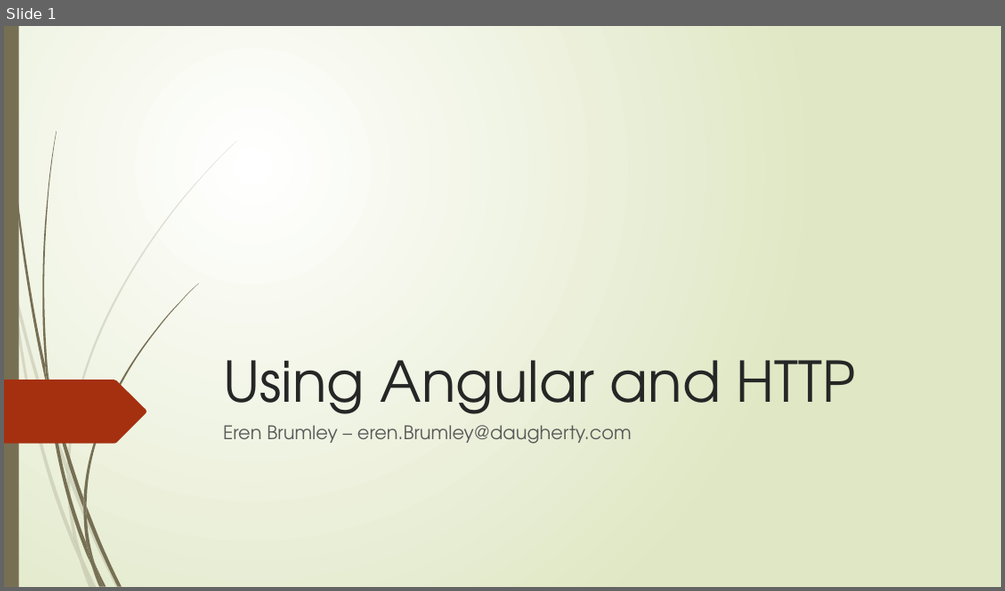
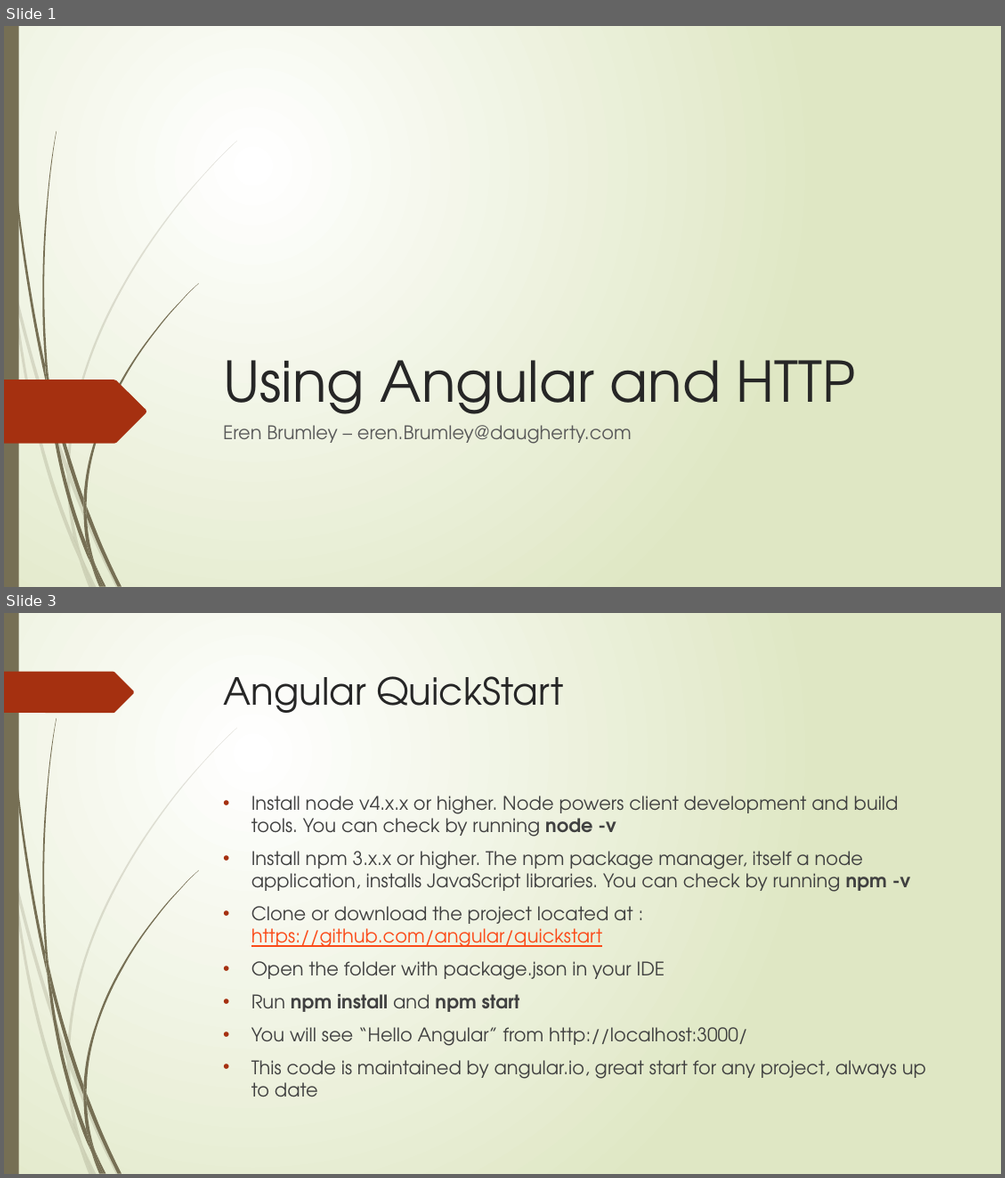
Before and after one commit to ebrumley-dbs/angular-pres, a slide deck: UsingAngularAndHTTP.pptx. Shown one above the other, each under a label of ours: slide 1 before the commit, slides 1 and 3 after it; the slides between them are not shown. The pictures are 1005x591 and 1005x1178 pixels, drawn with LibreOffice and Linux fonts; fonts in the diff are those of the drawing. Boxes give left, top, right and bottom in pixels: in the first picture for what was removed or moved away, otherwise in the second. Text is boxed around its words. In the diff, an @@ line names an element or a change of style, - is before the commit and + after.

```diff
--- a/UsingAngularAndHTTP.pptx
+++ b/UsingAngularAndHTTP.pptx
@@ slide 3 added at (4, 613, 1001, 1174), background gradient #FFFFFF to #DFE8C4; not listed: 23 template elements that a slide beside it also shows @@
@@ freeform shape added at (4, 672, 134, 713), fill #A53010 @@
@@ title added at (224, 676, 563, 713), 36 pt, text #262626 @@
+Angular QuickStart
@@ text added at (251, 795, 926, 1097), 18 pt, text #404040 @@
+• Install node v4.x.x or higher. Node powers client development and build tools. You can check by running node -v
+• Install npm 3.x.x or higher. The npm package manager, itself a node application, installs JavaScript libraries. You can check by running npm -v
+• Clone or download the project located at : https://github.com/angular/quickstart
+• Open the folder with package.json in your IDE
+• Run npm install and npm start
+• You will see “Hello Angular” from http://localhost:3000/
+• This code is maintained by angular.io, great start for any project, always up to date
```
Also in this commit, not shown: 9 other slides added, 1 other file.
